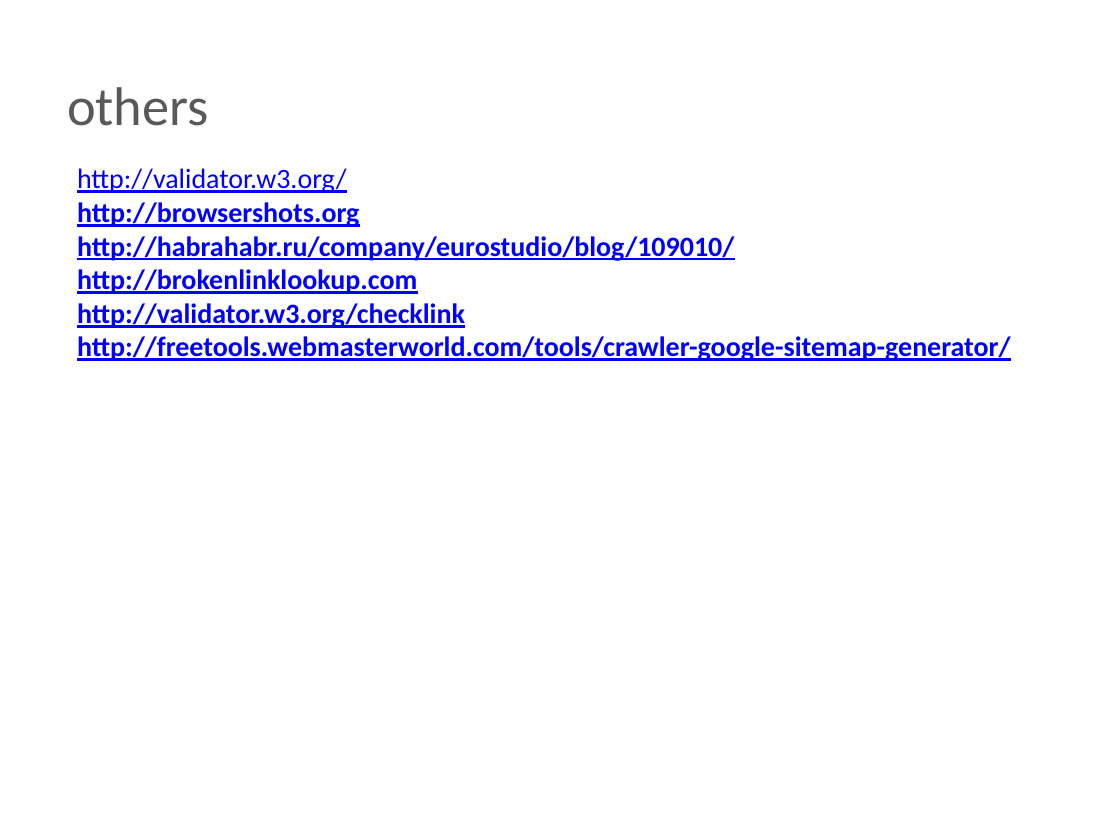
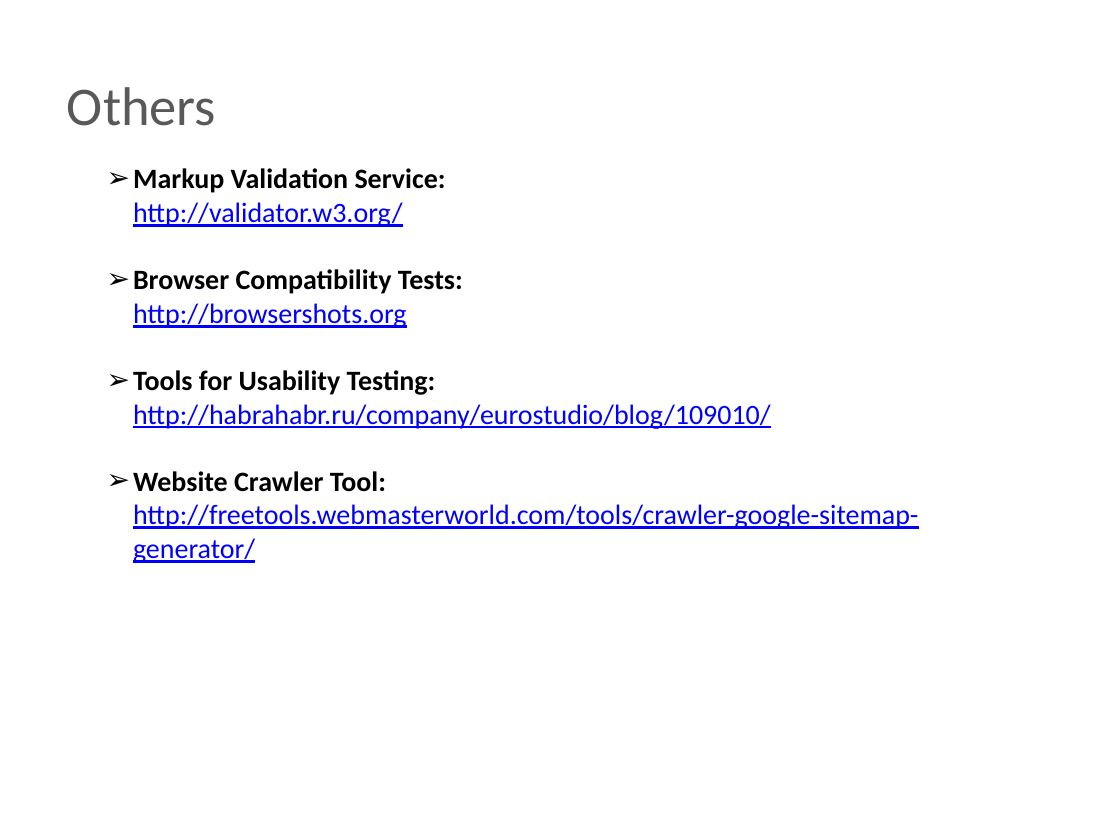
Before and after one commit to BigRacer/swtesting, a slide deck: slide 13 of inna/Занятие9/Занятие 9.pptx. Drawn at 1120x840 pixels with LibreOffice and Linux fonts; fonts in the diff are those of the drawing; background and template pictures are left out. Boxes give left, top, right and bottom in pixels: in the first picture for what was removed or moved away, otherwise in the second. Text is boxed around its words. In the diff, an @@ line names an element or a change of style, - is before the commit and + after.

```diff
--- a/inna/Занятие9/Занятие 9.pptx
+++ b/inna/Занятие9/Занятие 9.pptx
@@ text at <box>67,87,216,126</box>: text changed @@
-others
+Others
@@ text at <box>133,168,446,193</box>: paragraph added @@
+  ➢ Markup Validation Service:
@@ text at <box>133,202,918,563</box>: bold off in "http://browsershots.org", "http://habrahabr.ru/company/eurostudio/blog/109010/", "http://freetools.webmasterworld.com/tools/crawler-google-sit ..."; list level 1 to 2 in "http://validator.w3.org/"; list level 1 to 2 in "http://browsershots.org"; list level 1 to 2 in "http://habrahabr.ru/company/eurostudio/blog/109010/"; list level 1 to 2 in "http://freetools.webmasterworld.com/tools/crawler-google-sit ..." @@
@@ text at <box>133,269,463,294</box>: paragraph added @@
+  ➢ Browser Compatibility Tests:
@@ text at <box>133,370,436,395</box>: paragraph added @@
+  ➢ Tools for Usability Testing:
@@ text at <box>133,471,386,492</box>: text changed; text colour #0000FF to #000000 @@
-http://brokenlinklookup.com
-http://validator.w3.org/checklink
+  ➢ Website Crawler Tool:
```
Also in this commit, not shown: 1 other slide changed.
